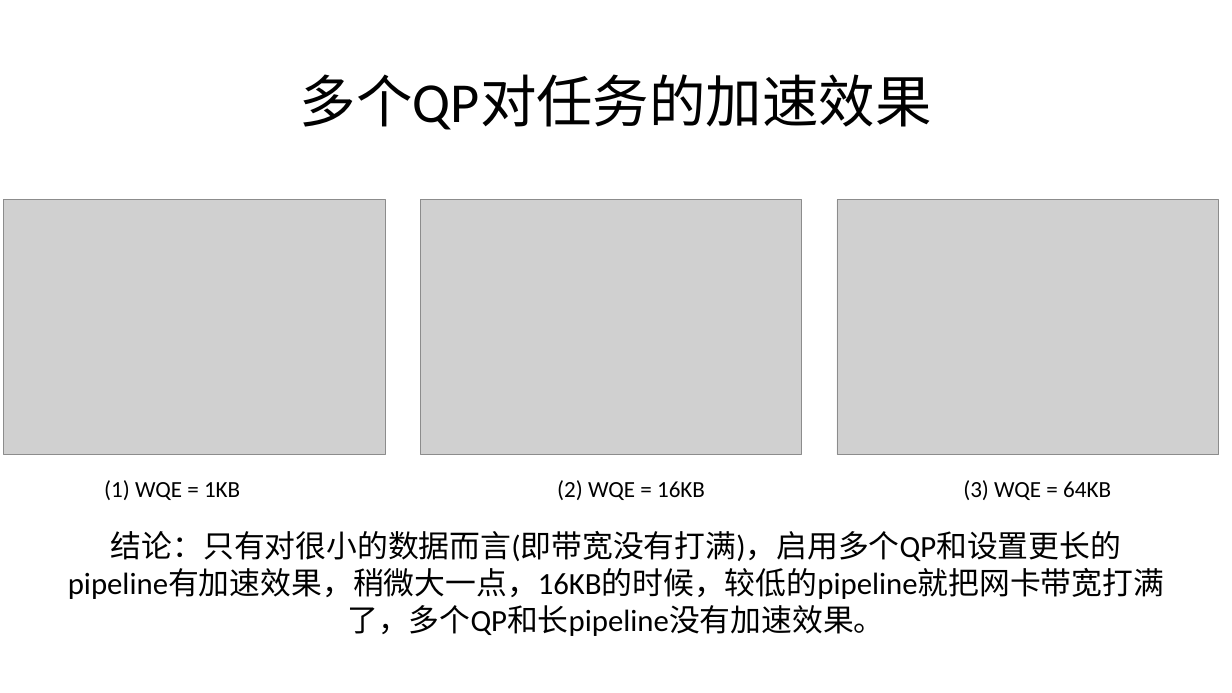
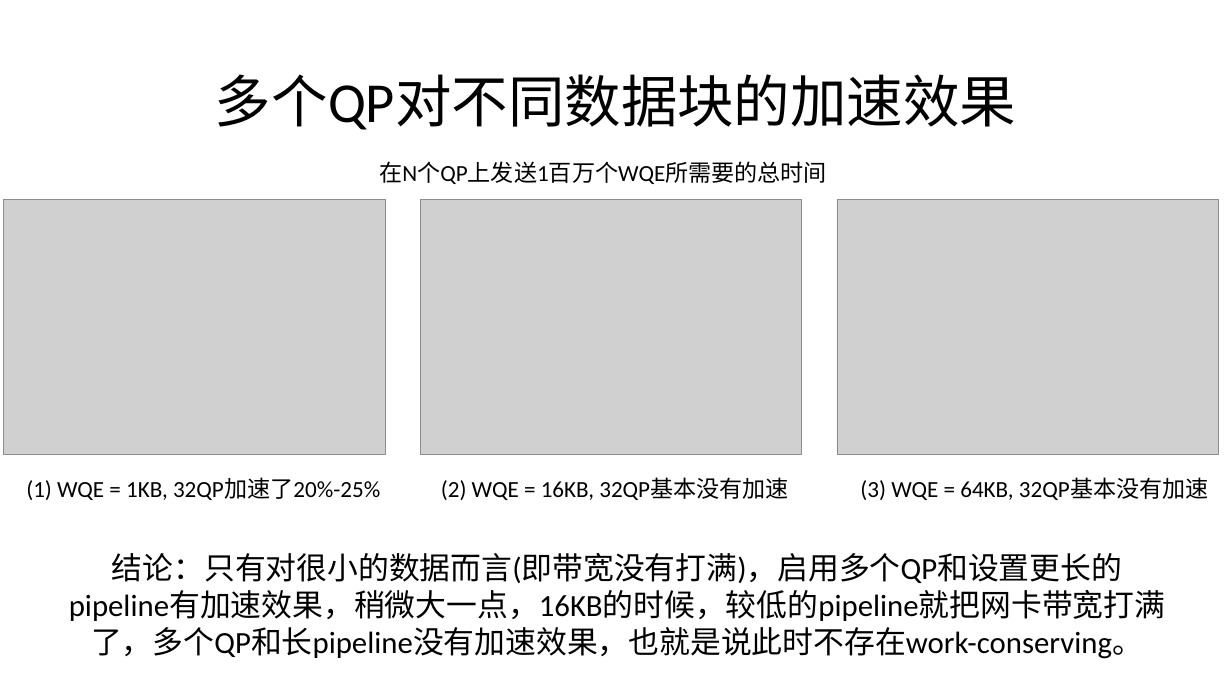
Before and after one commit to qiuhaonan/BookNotes, a slide deck: slide 1 of RDMA_BENCH/QP_PU_test/multi-queue-accelerating-effect.pptx. Drawn at 1232x693 pixels with LibreOffice and Linux fonts; fonts in the diff are those of the drawing; grey boxes stand for pictures. Boxes give left, top, right and bottom in pixels: in the first picture for what was removed or moved away, otherwise in the second. Text is boxed around its words. In the diff, an @@ line names an element or a change of style, - is before the commit and + after.

```diff
--- a/RDMA_BENCH/QP_PU_test/multi-queue-accelerating-effect.pptx
+++ b/RDMA_BENCH/QP_PU_test/multi-queue-accelerating-effect.pptx
@@ title at [215, 74, 1016, 130]: text changed @@
-多个QP对任务的加速效果
+多个QP对不同数据块的加速效果
@@ text added at [379, 161, 827, 184], 18 pt, text #000000 @@
+在N个QP上发送1百万个WQE所需要的总时间
@@ text at [26, 478, 380, 500]: text changed @@
-(1) WQE = 1KB
+(1) WQE = 1KB, 32QP加速了20%-25%
@@ text at [441, 478, 789, 500]: text changed @@
-(2) WQE = 16KB
+(2) WQE = 16KB, 32QP基本没有加速
@@ text at [860, 478, 1209, 500]: text changed @@
-(3) WQE = 64KB
+(3) WQE = 64KB, 32QP基本没有加速
@@ text at [69, 553, 1165, 659]: text changed @@
-结论：只有对很小的数据而言(即带宽没有打满)，启用多个QP和设置更长的pipeline有加速效果，稍微大一点，16KB的时候，较低的pipeline就把网卡带宽打满了，多个QP和长pipeline没有加速效果。
+结论：只有对很小的数据而言(即带宽没有打满)，启用多个QP和设置更长的pipeline有加速效果，稍微大一点，16KB的时候，较低的pipeline就把网卡带宽打满了，多个QP和长pipeline没有加速效果，也就是说此时不存在work-conserving。
```
Also in this commit, not shown: 1 other slide changed.
